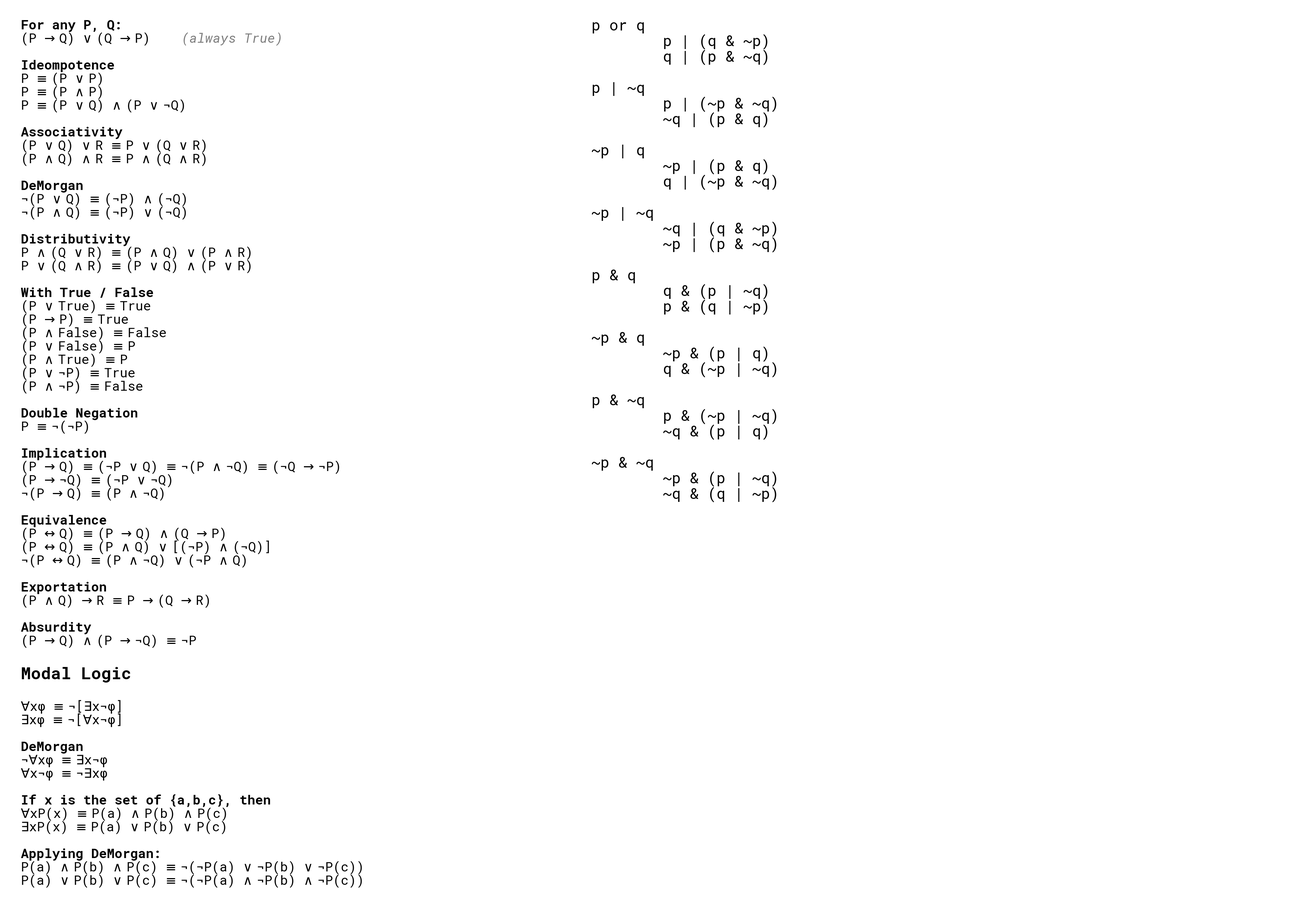
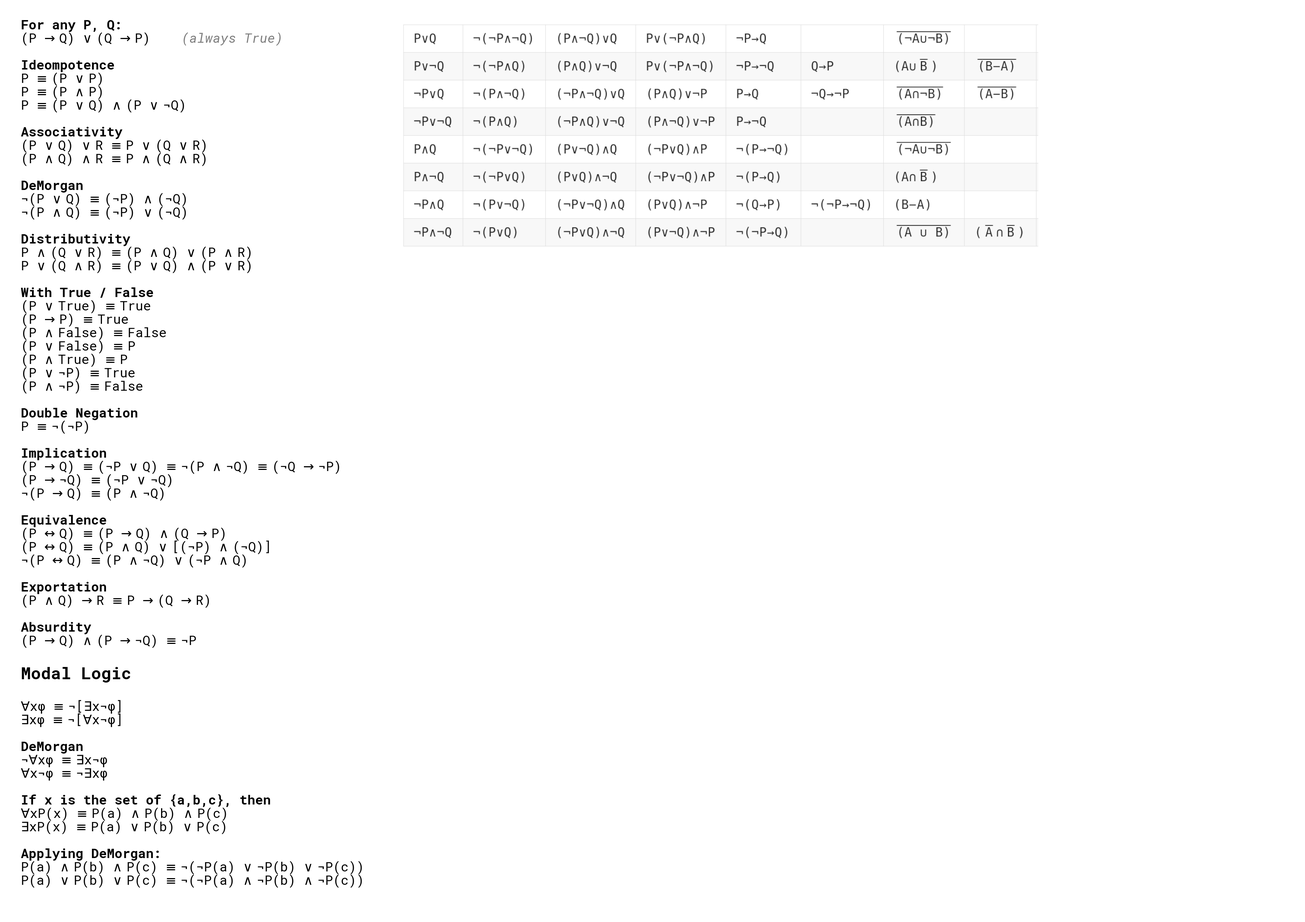
Layered file, before and after one edit (1305 × 922). Changes by layer:
renamed "p or q ..." to "Pasted Layer", painted on it over [403, 22, 1039, 503]
